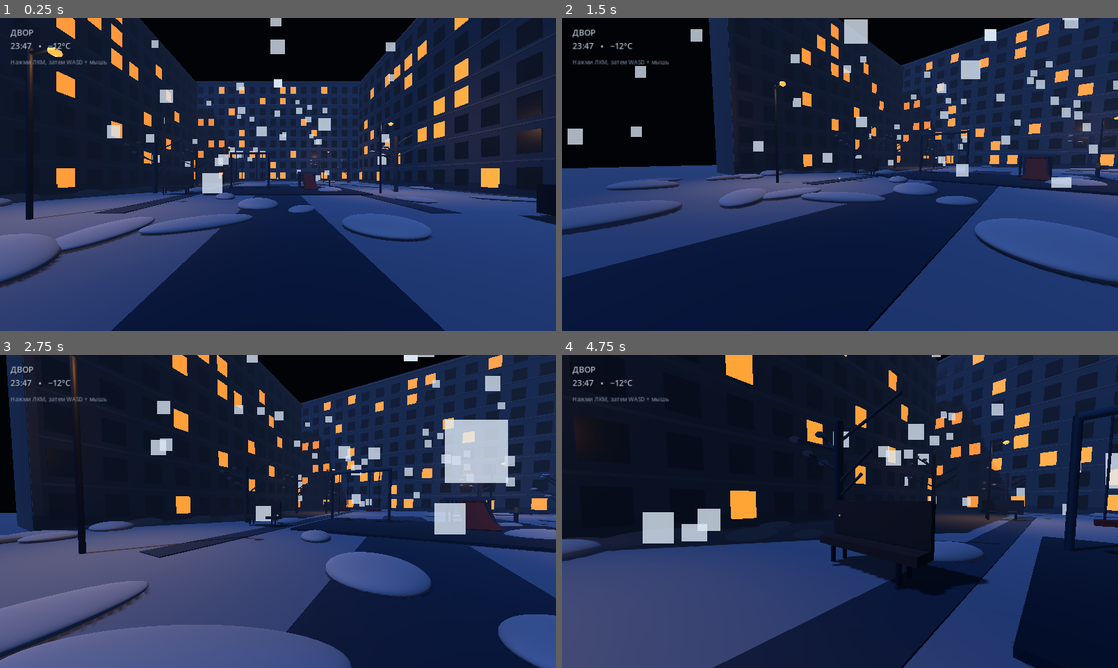
Above: before the commit, frames 1-4 (two rows, left to right).
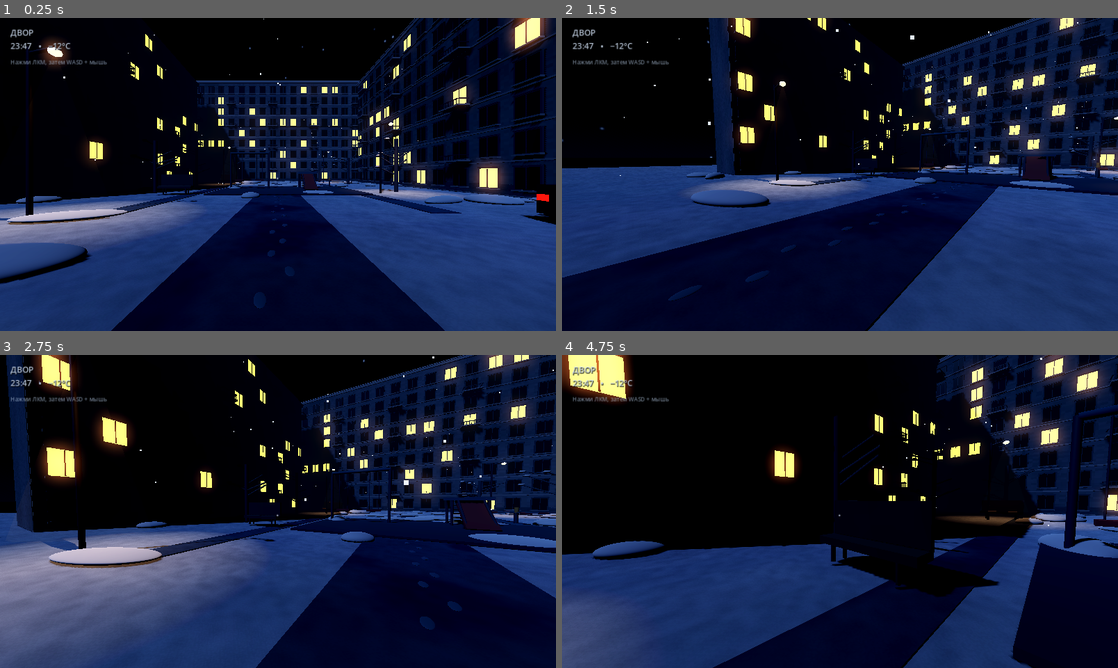
Above: after the commit, the same moments.

Repository: HelterFall/-
Game: Godot game, scene res://main.tscn
Same seed, same stepped clock (60 frames per second), same inputs: the game is played once before the commit and once after it.
Inputs (mouse positions are in pixels of both pictures, inside the frame that each line leads up to):
- Up to frame 1 (0.25 s): no input
- Up to frame 2 (1.5 s): tap Enter at 0.5 s; move the mouse to (962, 158) at 0.52 s; hold D 0.53-1.28 s; click (962, 158) at 0.67 s; move the mouse to (812, 174) at 1.27 s; hold W from 1.28 s (still down)
- Up to frame 3 (2.75 s): keep holding W; move the mouse to (289, 505) at 2.02 s
- Up to frame 4 (4.75 s): keep holding W; move the mouse to (834, 517) at 2.77 s; click (834, 517) at 2.92 s; move the mouse to (878, 514) at 3.52 s; move the mouse to (795, 508) at 4.27 s

The runs differ from the first frame. In frame 1, 50% of the frame differs, in the area x 0-100%, y 0-100%; in frame 2, 38%; in frame 3, 64%; in frame 4, 65%.

Commit message:
Improve winter yard lighting, facades and snow detail

Diff:
--- a/main.gd
+++ b/main.gd
@@ -30,44 +30,97 @@
 
 
 func _build_world_environment() -> void:
+	var sky := Sky.new()
+	var sky_material := ProceduralSkyMaterial.new()
+	sky_material.sky_top_color = Color(0.006, 0.015, 0.046)
+	sky_material.sky_horizon_color = Color(0.045, 0.072, 0.12)
+	sky_material.ground_bottom_color = Color(0.008, 0.015, 0.027)
+	sky_material.ground_horizon_color = Color(0.034, 0.052, 0.078)
+	sky_material.sky_energy_multiplier = 0.82
+	sky_material.ground_energy_multiplier = 0.48
+	sky_material.use_debanding = true
+
+	var stars := Image.create(1024, 512, false, Image.FORMAT_RGBA8)
+	stars.fill(Color.BLACK)
+	for star_index in range(360):
+		var star_x := rng.randi_range(0, 1023)
+		var star_y := rng.randi_range(8, 365)
+		var brightness := rng.randf_range(0.28, 0.92)
+		stars.set_pixel(star_x, star_y, Color(brightness * 0.76, brightness * 0.86, brightness, 1.0))
+	sky_material.sky_cover = ImageTexture.create_from_image(stars)
+	sky_material.sky_cover_modulate = Color(0.78, 0.86, 1.0, 0.88)
+	sky.sky_material = sky_material
+
 	var world := WorldEnvironment.new()
 	var environment := Environment.new()
-	environment.background_mode = Environment.BG_COLOR
-	environment.background_color = Color(0.006, 0.012, 0.027)
-	environment.ambient_light_source = Environment.AMBIENT_SOURCE_COLOR
-	environment.ambient_light_color = Color(0.19, 0.25, 0.38)
-	environment.ambient_light_energy = 0.32
+	environment.background_mode = Environment.BG_SKY
+	environment.sky = sky
+	environment.ambient_light_source = Environment.AMBIENT_SOURCE_BG
+	environment.ambient_light_energy = 0.46
+	environment.ambient_light_sky_contribution = 0.82
 	environment.reflected_light_source = Environment.REFLECTION_SOURCE_BG
 	environment.fog_enabled = true
-	environment.fog_light_color = Color(0.12, 0.17, 0.27)
-	environment.fog_density = 0.012
+	environment.fog_light_color = Color(0.105, 0.145, 0.22)
+	environment.fog_light_energy = 0.88
+	environment.fog_density = 0.0075
+	environment.fog_depth_begin = 10.0
+	environment.fog_depth_end = 86.0
+	environment.fog_depth_curve = 1.35
+	environment.fog_height = -1.2
+	environment.fog_height_density = 0.028
+	environment.fog_sky_affect = 0.22
+	environment.ssao_enabled = true
+	environment.ssao_radius = 1.25
+	environment.ssao_intensity = 1.45
+	environment.ssao_power = 1.28
+	environment.ssao_detail = 0.42
+	environment.glow_enabled = true
+	environment.glow_intensity = 0.62
+	environment.glow_bloom = 0.10
+	environment.glow_hdr_threshold = 0.88
 	environment.tonemap_mode = Environment.TONE_MAPPER_FILMIC
+	environment.adjustment_enabled = true
+	environment.adjustment_brightness = 1.02
+	environment.adjustment_contrast = 1.10
+	environment.adjustment_saturation = 0.88
 	world.environment = environment
 	add_child(world)
 
 	var moonlight := DirectionalLight3D.new()
-	moonlight.rotation_degrees = Vector3(-48.0, -28.0, 0.0)
-	moonlight.light_color = Color(0.46, 0.58, 0.82)
-	moonlight.light_energy = 0.22
+	moonlight.rotation_degrees = Vector3(-46.0, -32.0, 0.0)
+	moonlight.light_color = Color(0.48, 0.61, 0.88)
+	moonlight.light_energy = 0.34
 	moonlight.shadow_enabled = true
+	moonlight.directional_shadow_max_distance = 72.0
 	add_child(moonlight)
 
-
 func _build_ground() -> void:
-	var snow := _material(Color(0.48, 0.55, 0.65))
-	var packed_snow := _material(Color(0.22, 0.28, 0.37))
+	var snow := ShaderMaterial.new()
+	snow.shader = load("res://materials/snow_ground.gdshader")
+	snow.set_shader_parameter("snow_color", Color(0.53, 0.61, 0.72))
+	snow.set_shader_parameter("ice_color", Color(0.20, 0.28, 0.40))
+	snow.set_shader_parameter("ice_amount", 0.18)
+	var packed_snow := ShaderMaterial.new()
+	packed_snow.shader = load("res://materials/snow_ground.gdshader")
+	packed_snow.set_shader_parameter("snow_color", Color(0.22, 0.29, 0.39))
+	packed_snow.set_shader_parameter("ice_color", Color(0.12, 0.19, 0.29))
+	packed_snow.set_shader_parameter("ice_amount", 0.68)
 	_box(self, Vector3(0.0, -0.24, -8.0), Vector3(100.0, 0.48, 100.0), snow, true)
 	_box(self, Vector3(0.0, 0.015, 6.0), Vector3(3.4, 0.035, 45.0), packed_snow)
 	_box(self, Vector3(-7.0, 0.015, -9.0), Vector3(1.2, 0.035, 30.0), packed_snow)
 	_box(self, Vector3(7.0, 0.015, -9.0), Vector3(1.2, 0.035, 30.0), packed_snow)
-
-	var drift_material := _material(Color(0.63, 0.69, 0.77))
-	for i in range(42):
-		var x := rng.randf_range(-18.0, 18.0)
-		var z := rng.randf_range(-29.0, 18.0)
-		var mound := _sphere(self, Vector3(x, 0.10, z), Vector3(rng.randf_range(0.45, 1.8), rng.randf_range(0.12, 0.36), rng.randf_range(0.45, 1.25)), drift_material)
+	var drift_material := _material(Color(0.68, 0.75, 0.84), 0.96)
+	for i in range(48):
+		var x := rng.randf_range(-19.0, 19.0)
+		var z := rng.randf_range(-31.0, 19.0)
+		var mound := _sphere(self, Vector3(x, 0.10, z), Vector3(rng.randf_range(0.45, 1.85), rng.randf_range(0.12, 0.38), rng.randf_range(0.45, 1.35)), drift_material)
 		mound.rotation.y = rng.randf_range(0.0, TAU)
-
+	var print_material := _material(Color(0.28, 0.36, 0.48), 0.88)
+	for step_index in range(42):
+		var z := 13.0 - float(step_index) * 0.72
+		var side := -1.0 if step_index % 2 == 0 else 1.0
+		var print_mark := _sphere(self, Vector3(side * rng.randf_range(0.10, 0.24), 0.039, z), Vector3(0.082, 0.014, 0.16), print_material)
+		print_mark.rotation.y = rng.randf_range(-0.16, 0.16)
 
 func _build_buildings() -> void:
 	_build_building(Vector3(-20.0, 0.0, -10.0), PI * 0.5, 34.0, 8)
@@ -80,30 +133,69 @@
 	building.position = origin
 	building.rotation.y = angle
 	add_child(building)
-
-	var wall := _material(Color(0.30, 0.34, 0.40))
-	var side_wall := _material(Color(0.21, 0.25, 0.31))
-	var concrete := _material(Color(0.42, 0.45, 0.49))
-	var dark_glass := _material(Color(0.035, 0.065, 0.11), 0.28)
-	var lit_glass := _material(Color(0.85, 0.59, 0.28), 0.3, Color(1.0, 0.43, 0.12))
+	var wall := ShaderMaterial.new()
+	wall.shader = load("res://materials/panel_concrete.gdshader")
+	wall.set_shader_parameter("base_color", Color(0.37, 0.40, 0.45))
+	var side_wall := ShaderMaterial.new()
+	side_wall.shader = load("res://materials/panel_concrete.gdshader")
+	side_wall.set_shader_parameter("base_color", Color(0.25, 0.29, 0.35))
+	var concrete := _material(Color(0.47, 0.50, 0.54), 0.94)
+	var frame := _material(Color(0.18, 0.22, 0.28), 0.72)
+	var sill := _material(Color(0.43, 0.46, 0.50), 0.90)
+	var dark_glass := _material(Color(0.025, 0.046, 0.078), 0.24)
+	var lit_glass := _material(Color(0.96, 0.66, 0.34), 0.26, Color(1.0, 0.48, 0.16))
+	lit_glass.emission_energy_multiplier = 2.1
+	var balcony_metal := _material(Color(0.12, 0.16, 0.21), 0.54)
+	var roof_snow := _material(Color(0.65, 0.72, 0.81), 0.93)
 	var height := 2.55 * float(floors)
 	_box(building, Vector3(0.0, height * 0.5, 0.0), Vector3(width, height, 5.7), wall)
 	_box(building, Vector3(0.0, height + 0.18, 0.0), Vector3(width + 0.6, 0.36, 6.1), concrete)
+	_box(building, Vector3(0.0, height + 0.40, 0.0), Vector3(width + 0.9, 0.09, 6.35), roof_snow)
 	_box(building, Vector3(0.0, 0.48, 2.92), Vector3(width, 0.8, 0.18), side_wall)
-
 	var columns := int(width / 2.35)
+	var frames: Array[Transform3D] = []
+	var dark_glass_transforms: Array[Transform3D] = []
+	var lit_glass_transforms: Array[Transform3D] = []
+	var sills: Array[Transform3D] = []
+	var hoods: Array[Transform3D] = []
+	var mullions: Array[Transform3D] = []
+	var balcony_decks: Array[Transform3D] = []
+	var balcony_fronts: Array[Transform3D] = []
+	var balcony_sides: Array[Transform3D] = []
+	var balcony_posts: Array[Transform3D] = []
 	for floor_index in range(floors):
 		var y := 1.35 + float(floor_index) * 2.48
 		_box(building, Vector3(0.0, float(floor_index) * 2.55 + 0.05, 2.91), Vector3(width, 0.12, 0.22), concrete)
 		for column in range(columns):
 			var x := -width * 0.5 + 1.25 + float(column) * (width - 2.5) / maxf(1.0, float(columns - 1))
-			var is_lit := rng.randf() < 0.22
-			var glass := lit_glass if is_lit else dark_glass
-			_box(building, Vector3(x, y, 2.99), Vector3(1.30, 1.54, 0.09), glass)
-
+			frames.append(Transform3D(Basis.IDENTITY, Vector3(x, y, 3.025)))
+			if rng.randf() < 0.20:
+				lit_glass_transforms.append(Transform3D(Basis.IDENTITY, Vector3(x, y, 3.115)))
+			else:
+				dark_glass_transforms.append(Transform3D(Basis.IDENTITY, Vector3(x, y, 3.115)))
+			sills.append(Transform3D(Basis.IDENTITY, Vector3(x, y - 0.86, 3.12)))
+			hoods.append(Transform3D(Basis.IDENTITY, Vector3(x, y + 0.86, 3.10)))
+			mullions.append(Transform3D(Basis.IDENTITY, Vector3(x, y, 3.16)))
+			if floor_index > 0 and floor_index % 2 == 1 and column % 4 == 1:
+				balcony_decks.append(Transform3D(Basis.IDENTITY, Vector3(x, y - 1.00, 3.68)))
+				balcony_fronts.append(Transform3D(Basis.IDENTITY, Vector3(x, y - 0.47, 4.18)))
+				balcony_sides.append(Transform3D(Basis.IDENTITY, Vector3(x - 0.97, y - 0.47, 3.68)))
+				balcony_sides.append(Transform3D(Basis.IDENTITY, Vector3(x + 0.97, y - 0.47, 3.68)))
+				for post_index in range(7):
+					var post_x := x - 0.82 + float(post_index) * 0.273
+					balcony_posts.append(Transform3D(Basis.IDENTITY, Vector3(post_x, y - 0.80, 4.18)))
+	_multimesh_boxes(building, Vector3(1.48, 1.76, 0.14), frame, frames)
+	_multimesh_boxes(building, Vector3(1.28, 1.52, 0.055), dark_glass, dark_glass_transforms)
+	_multimesh_boxes(building, Vector3(1.28, 1.52, 0.055), lit_glass, lit_glass_transforms)
+	_multimesh_boxes(building, Vector3(1.56, 0.11, 0.30), sill, sills)
+	_multimesh_boxes(building, Vector3(1.52, 0.075, 0.22), frame, hoods)
+	_multimesh_boxes(building, Vector3(0.045, 1.48, 0.07), frame, mullions)
+	_multimesh_boxes(building, Vector3(2.04, 0.14, 1.08), concrete, balcony_decks)
+	_multimesh_boxes(building, Vector3(1.96, 0.075, 0.075), balcony_metal, balcony_fronts)
+	_multimesh_boxes(building, Vector3(0.075, 0.075, 0.94), balcony_metal, balcony_sides)
+	_multimesh_boxes(building, Vector3(0.045, 0.78, 0.045), balcony_metal, balcony_posts)
 	_box(building, Vector3(-width * 0.5 + 0.2, height * 0.5, 0.0), Vector3(0.35, height, 5.9), concrete)
 	_box(building, Vector3(width * 0.5 - 0.2, height * 0.5, 0.0), Vector3(0.35, height, 5.9), concrete)
-
 
 func _build_playground() -> void:
 	var metal := _material(Color(0.16, 0.22, 0.29), 0.58)
@@ -183,69 +275,101 @@
 
 
 func _build_lamps() -> void:
-	var pole_material := _material(Color(0.12, 0.16, 0.22), 0.55)
-	var glow := _material(Color(1.0, 0.72, 0.42), 0.2, Color(1.0, 0.52, 0.20))
-	for point in [Vector3(-9.0, 0.0, 7.0), Vector3(9.0, 0.0, -3.0), Vector3(-9.0, 0.0, -18.0), Vector3(9.0, 0.0, -24.0)]:
+	var pole_material := _material(Color(0.10, 0.14, 0.20), 0.52)
+	var glow := _material(Color(1.0, 0.77, 0.52), 0.18, Color(1.0, 0.55, 0.24))
+	glow.emission_energy_multiplier = 2.8
+	var cone_material := StandardMaterial3D.new()
+	cone_material.shading_mode = BaseMaterial3D.SHADING_MODE_UNSHADED
+	cone_material.transparency = BaseMaterial3D.TRANSPARENCY_ALPHA
+	cone_material.albedo_color = Color(1.0, 0.66, 0.38, 0.035)
+	var lamp_points := [Vector3(-9.0, 0.0, 7.0), Vector3(9.0, 0.0, -3.0), Vector3(-9.0, 0.0, -18.0), Vector3(9.0, 0.0, -24.0)]
+	for lamp_index in range(lamp_points.size()):
+		var point: Vector3 = lamp_points[lamp_index]
 		_rod(self, point, point + Vector3(0.0, 6.2, 0.0), 0.085, pole_material)
 		_rod(self, point + Vector3(0.0, 6.0, 0.0), point + Vector3(0.9, 6.2, 0.0), 0.065, pole_material)
 		_sphere(self, point + Vector3(0.92, 6.05, 0.0), Vector3(0.19, 0.14, 0.19), glow)
-		var light := OmniLight3D.new()
+		var light := SpotLight3D.new()
 		light.position = point + Vector3(0.92, 5.9, 0.0)
-		light.light_color = Color(1.0, 0.68, 0.39)
-		light.light_energy = 1.15
-		light.omni_range = 11.0
-		light.shadow_enabled = false
+		light.rotation.x = -PI * 0.5
+		light.light_color = Color(1.0, 0.66, 0.38)
+		light.light_energy = 2.0
+		light.spot_range = 14.0
+		light.spot_angle = 42.0
+		light.shadow_enabled = lamp_index == 0
 		add_child(light)
-
+		if lamp_index == 0 or lamp_index == 2:
+			var cone := MeshInstance3D.new()
+			var cone_mesh := CylinderMesh.new()
+			cone_mesh.top_radius = 0.035
+			cone_mesh.bottom_radius = 1.45
+			cone_mesh.height = 5.2
+			cone_mesh.radial_segments = 18
+			cone.mesh = cone_mesh
+			cone.position = point + Vector3(0.92, 3.35, 0.0)
+			cone.material_override = cone_material
+			cone.cast_shadow = GeometryInstance3D.SHADOW_CASTING_SETTING_OFF
+			add_child(cone)
 
 func _build_parked_car() -> void:
 	var car := Node3D.new()
 	car.position = Vector3(10.8, 0.0, 8.8)
 	car.rotation.y = -0.32
 	add_child(car)
-	var body := _material(Color(0.16, 0.21, 0.27), 0.48)
-	var glass := _material(Color(0.035, 0.065, 0.09), 0.22)
-	var tire := _material(Color(0.035, 0.04, 0.05))
-	var lamp := _material(Color(0.8, 0.65, 0.42), 0.25, Color(0.85, 0.42, 0.15))
+	var body := _material(Color(0.14, 0.19, 0.25), 0.42)
+	var glass := _material(Color(0.025, 0.052, 0.082), 0.20)
+	var tire := _material(Color(0.025, 0.032, 0.042), 0.94)
+	var chrome := _material(Color(0.34, 0.39, 0.44), 0.30)
+	var lamp := _material(Color(0.9, 0.72, 0.48), 0.22, Color(0.9, 0.42, 0.16))
+	var tail_lamp := _material(Color(0.55, 0.11, 0.09), 0.24, Color(0.8, 0.08, 0.04))
+	var snow_cap := _material(Color(0.68, 0.75, 0.84), 0.92)
 	_box(car, Vector3(0.0, 0.78, 0.0), Vector3(4.2, 1.0, 2.0), body)
 	_box(car, Vector3(-0.15, 1.48, 0.0), Vector3(2.45, 0.68, 1.72), body)
-	_box(car, Vector3(-0.15, 1.5, 0.9), Vector3(2.05, 0.48, 0.045), glass)
-	_box(car, Vector3(-0.15, 1.5, -0.9), Vector3(2.05, 0.48, 0.045), glass)
+	_box(car, Vector3(-0.15, 1.50, 0.90), Vector3(2.05, 0.48, 0.045), glass)
+	_box(car, Vector3(-0.15, 1.50, -0.90), Vector3(2.05, 0.48, 0.045), glass)
+	_box(car, Vector3(1.08, 1.49, 0.0), Vector3(0.055, 0.46, 1.50), glass)
+	_box(car, Vector3(-1.38, 1.49, 0.0), Vector3(0.055, 0.46, 1.50), glass)
+	_box(car, Vector3(-0.15, 1.87, 0.0), Vector3(2.62, 0.09, 1.86), snow_cap)
+	_box(car, Vector3(1.72, 1.28, 0.0), Vector3(0.50, 0.12, 1.80), snow_cap)
 	for x in [-1.32, 1.32]:
-		for z in [-0.93, 0.93]:
+		for z in [-0.97, 0.97]:
 			var wheel := _cylinder(car, Vector3(x, 0.43, z), 0.43, 0.24, tire)
-			wheel.rotation.z = PI * 0.5
+			wheel.rotation.x = PI * 0.5
+			var hub := _cylinder(car, Vector3(x, 0.43, z * 1.012), 0.20, 0.255, chrome)
+			hub.rotation.x = PI * 0.5
 	for z in [-0.74, 0.74]:
 		_box(car, Vector3(2.12, 0.84, z), Vector3(0.08, 0.22, 0.34), lamp)
-
+		_box(car, Vector3(-2.12, 0.84, z), Vector3(0.08, 0.22, 0.34), tail_lamp)
+		_box(car, Vector3(-0.15, 0.92, z * 1.05), Vector3(2.45, 0.055, 0.035), chrome)
 
 func _build_snowfall() -> void:
 	var flakes := CPUParticles3D.new()
 	flakes.name = "Snowfall"
-	flakes.amount = 320
-	flakes.lifetime = 9.0
+	flakes.amount = 460
+	flakes.lifetime = 9.5
 	flakes.preprocess = 4.0
 	flakes.emitting = true
 	flakes.position = Vector3(0.0, 12.0, -8.0)
 	flakes.emission_shape = CPUParticles3D.EMISSION_SHAPE_BOX
-	flakes.emission_box_extents = Vector3(26.0, 8.0, 36.0)
-	flakes.direction = Vector3(-0.08, -1.0, -0.04)
-	flakes.spread = 12.0
-	flakes.gravity = Vector3(0.12, -0.8, 0.04)
-	flakes.initial_velocity_min = 0.35
-	flakes.initial_velocity_max = 1.0
-	flakes.scale_amount_min = 0.035
-	flakes.scale_amount_max = 0.09
-	flakes.mesh = QuadMesh.new()
-	flakes.visibility_aabb = AABB(Vector3(-30.0, -16.0, -44.0), Vector3(60.0, 34.0, 72.0))
+	flakes.emission_box_extents = Vector3(28.0, 8.0, 38.0)
+	flakes.direction = Vector3(-0.10, -1.0, -0.035)
+	flakes.spread = 13.0
+	flakes.gravity = Vector3(0.18, -0.95, 0.04)
+	flakes.initial_velocity_min = 0.42
+	flakes.initial_velocity_max = 1.25
+	flakes.scale_amount_min = 0.045
+	flakes.scale_amount_max = 0.12
+	var flake_mesh := QuadMesh.new()
+	flake_mesh.size = Vector2(0.10, 0.10)
+	flakes.mesh = flake_mesh
+	flakes.visibility_aabb = AABB(Vector3(-32.0, -16.0, -46.0), Vector3(64.0, 36.0, 76.0))
 	var flake_material := StandardMaterial3D.new()
 	flake_material.shading_mode = BaseMaterial3D.SHADING_MODE_UNSHADED
-	flake_material.albedo_color = Color(0.82, 0.9, 1.0, 0.78)
+	flake_material.albedo_color = Color(0.88, 0.94, 1.0, 0.82)
 	flake_material.transparency = BaseMaterial3D.TRANSPARENCY_ALPHA
 	flake_material.billboard_mode = BaseMaterial3D.BILLBOARD_ENABLED
+	flake_material.roughness = 1.0
 	flakes.material_override = flake_material
 	add_child(flakes)
-
 
 func _build_player() -> void:
 	player = CharacterBody3D.new()
@@ -306,6 +430,23 @@
 	layer.add_child(controls)
 	controls.connect("movement_changed", Callable(player, "set_mobile_move"))
 	controls.connect("look_delta", Callable(player, "add_mobile_look"))
+
+
+func _multimesh_boxes(parent: Node3D, box_size: Vector3, material: Material, transforms: Array[Transform3D]) -> void:
+	if transforms.is_empty():
+		return
+	var box_mesh := BoxMesh.new()
+	box_mesh.size = box_size
+	var multi := MultiMesh.new()
+	multi.transform_format = MultiMesh.TRANSFORM_3D
+	multi.mesh = box_mesh
+	multi.instance_count = transforms.size()
+	for instance_index in range(transforms.size()):
+		multi.set_instance_transform(instance_index, transforms[instance_index])
+	var instance := MultiMeshInstance3D.new()
+	instance.multimesh = multi
+	instance.material_override = material
+	parent.add_child(instance)
 
 
 func _box(parent: Node3D, position: Vector3, size: Vector3, material: Material, with_collision: bool = false) -> Node3D:
